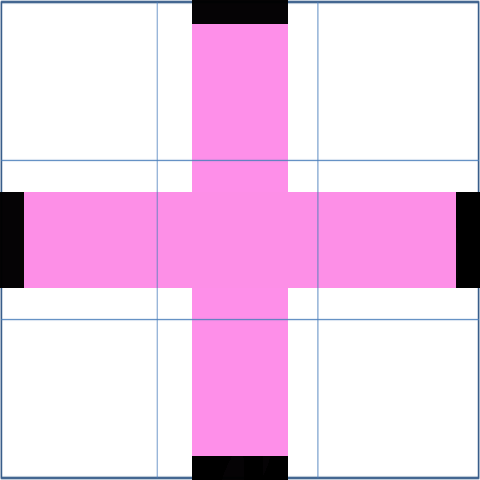
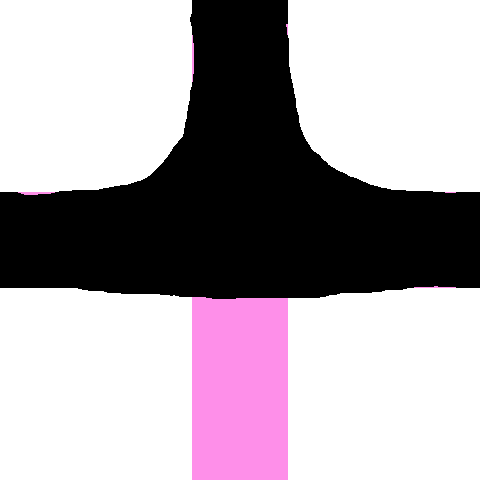
Revision of a layered 480x480 image; what changed, layer by layer:
added layer "corners copy #9" in group "Walls" over left=0, top=0, right=480, bottom=299
hid "corners", painted on it over left=0, top=0, right=480, bottom=480
hid "Blue grid" over left=0, top=0, right=480, bottom=480
showed "Background" over left=0, top=0, right=480, bottom=480
